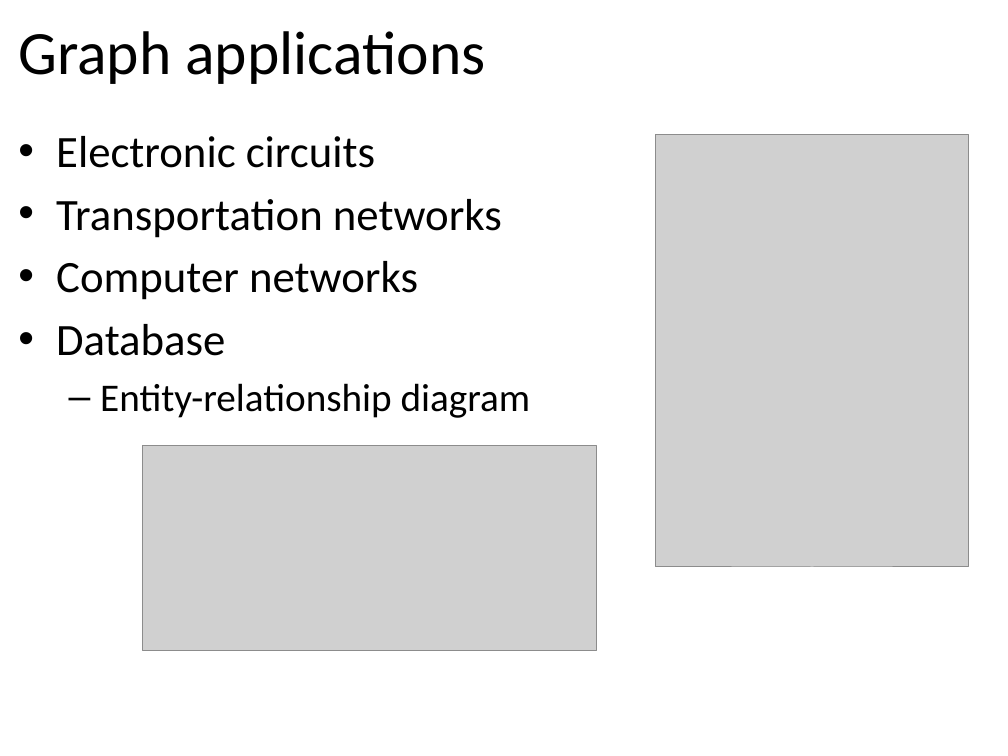
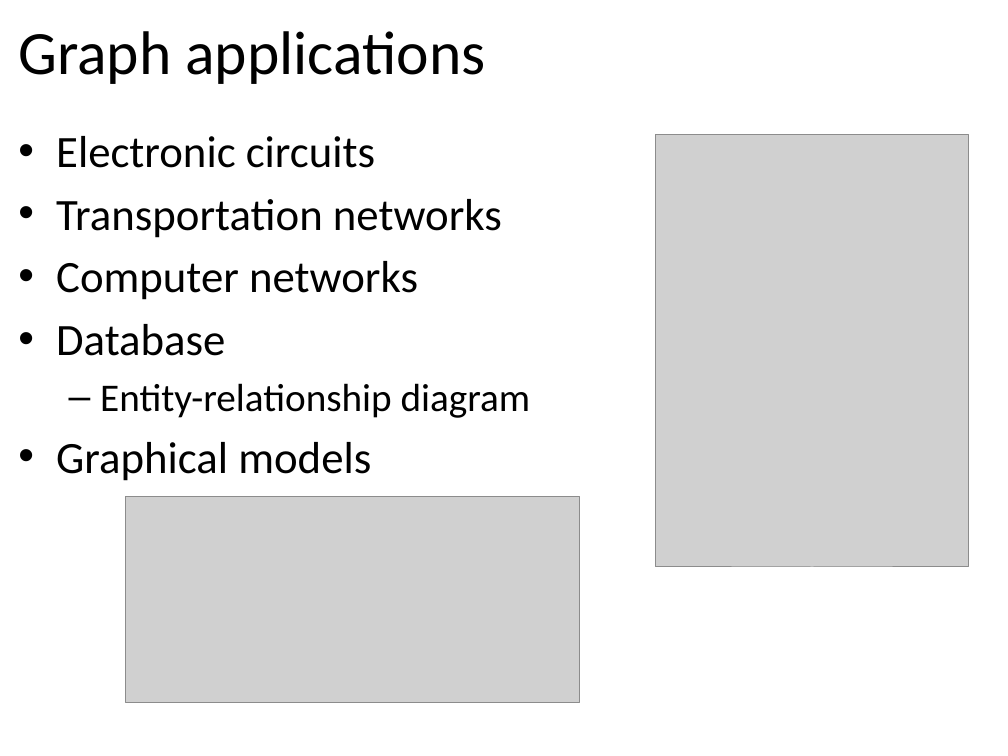
Before and after one commit to tutrunghieu/dsa-2017-java-tutorial, a slide deck: slide 13 of dsa2017-java-online/handouts/data-day07-graph/Lecture 12 - Chapter 08 - Graphs - Part 1.pptx (slide 16 before the commit). Drawn at 1008x756 pixels with LibreOffice and Linux fonts; fonts in the diff are those of the drawing; grey boxes stand for pictures. Boxes give left, top, right and bottom in pixels: in the first picture for what was removed or moved away, otherwise in the second. Text is boxed around its words. In the diff, an @@ line names an element or a change of style, - is before the commit and + after.

```diff
--- a/dsa2017-java-online/handouts/data-day07-graph/Lecture 12 - Chapter 08 - Graphs - Part 1.pptx
+++ b/dsa2017-java-online/handouts/data-day07-graph/Lecture 12 - Chapter 08 - Graphs - Part 1.pptx
@@ text at (56, 442, 371, 481): paragraph added @@
+• Graphical models
@@ picture: place and size @@
-picture at (143, 446, 597, 651)
+picture at (126, 497, 580, 703)
```
Also in this commit, not shown: 2 other slides changed, 6 slides added, 8 slides removed, 6 other files.
